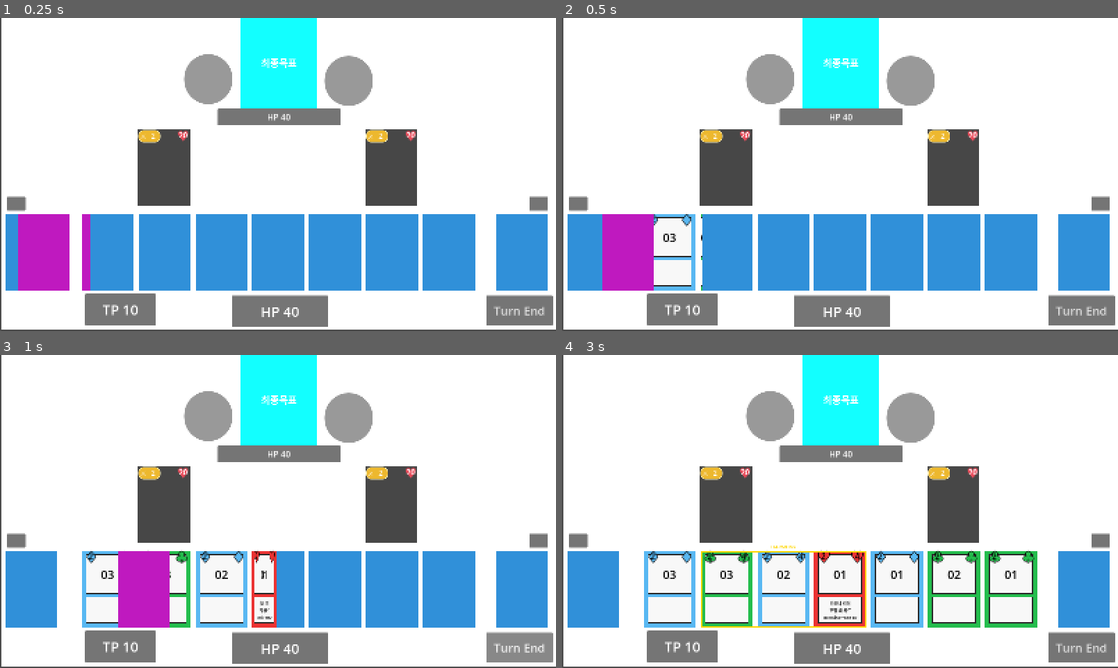
Above: before the commit, frames 1-4 (two rows, left to right).
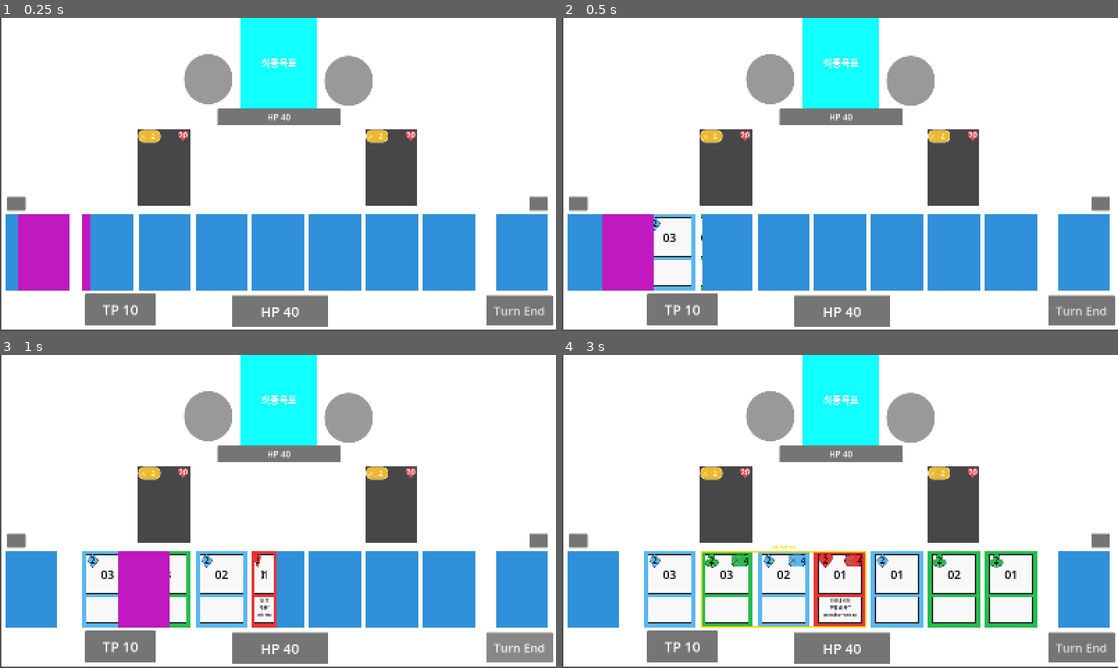
Above: after the commit, the same moments.

Repository: jeungwonkyo/card-battle-prototype
Game: Godot game, scene res://BattleScene.tscn
Same seed, same stepped clock (60 frames per second), same inputs: the game is played once before the commit and once after it. The project has no main scene, so this scene is started directly.
Inputs (mouse positions are in pixels of both pictures, inside the frame that each line leads up to):
- Up to frame 1 (0.25 s): no input
- Up to frame 2 (0.5 s): no input
- Up to frame 3 (1 s): click "Turn End" at 0.5 s
- Up to frame 4 (3 s): click (578, 539) at 1.25 s; click (1101, 539) at 2 s; click "닫기" at 2.75 s

Frame 1 is identical in both runs. In frame 2, less than 0.1% of the frame differs, in the area x 16-24%, y 62-68%; in frame 3, 0.4%; in frame 4, 1.3%, in the area x 15-85%, y 62-85%.

Commit message:
카드 규격 완성

Diff:
--- a/TestCard.gd
+++ b/TestCard.gd
@@ -598,15 +598,8 @@
 	preview_root.size = source_card.size
 
 	_duplicate_preview_control_node(preview_root, source_card, "ColorRect")
-	_duplicate_preview_control_node(preview_root, source_card, "CardInnerPanel")
 	_duplicate_preview_control_node(preview_root, source_card, "CardImagePanel")
 	_duplicate_preview_control_node(preview_root, source_card, "CardTextPanel")
-	_duplicate_preview_control_node(preview_root, source_card, "CardLevelBadgeSymbol", "PreviewLevelBadgeSymbol")
-	_duplicate_preview_control_node(preview_root, source_card, "CardPowerBadgeSymbol", "PreviewPowerBadgeSymbol")
-	_duplicate_preview_control_node(preview_root, source_card, "CardLevelLabel", "PreviewLevelLabel")
-	_duplicate_preview_control_node(preview_root, source_card, "CardFinalPowerLabel", "PreviewFinalPowerLabel")
-	_duplicate_preview_control_node(preview_root, source_card, "CardNumberLabel", "PreviewNumberLabel")
-	_duplicate_preview_control_node(preview_root, source_card, "CardSummaryLabel", "PreviewSummaryLabel")
 
 	return preview_root
 
@@ -883,36 +876,39 @@
 		if not is_instance_valid(source_card):
 			continue
 
-		var level_badge_symbol: Label = preview_card.get_node_or_null("PreviewLevelBadgeSymbol") as Label
+		var level_badge_symbol: Label = preview_card.get_node_or_null("CardImagePanel/CardLevelBadgeSymbol") as Label
 		if level_badge_symbol != null:
 			_apply_card_symbol_label(
 				level_badge_symbol,
 				source_card._get_card_symbol_text(),
 				source_card._get_card_symbol_color()
-	)
-
-		var power_badge_symbol: Label = preview_card.get_node_or_null("PreviewPowerBadgeSymbol") as Label
+			)
+
+		var right_symbol: Panel = preview_card.get_node_or_null("CardImagePanel/RightSymbol") as Panel
+		if right_symbol != null:
+			right_symbol.visible = source_card._get_final_power_text() != ""
+
+		var power_badge_symbol: Label = preview_card.get_node_or_null("CardImagePanel/RightSymbol/CardPowerBadgeSymbol") as Label
 		if power_badge_symbol != null:
-			_apply_card_symbol_label(
-				power_badge_symbol,
-				source_card._get_card_symbol_text(),
-				source_card._get_card_symbol_color()
-	)
-		var level_label: Label = preview_card.get_node_or_null("PreviewLevelLabel") as Label
+			_apply_power_badge_label(power_badge_symbol)
+
+		var level_label: Label = preview_card.get_node_or_null("CardImagePanel/CardLevelBadgeSymbol/CardLevelLabel") as Label
 		if level_label != null:
 			level_label.text = source_card._get_current_level_text()
+			level_label.add_theme_font_size_override("font_size", source_card._get_level_label_font_size())
 			level_label.add_theme_color_override("font_color", source_card._get_current_level_color())
 
-		var final_power_label: Label = preview_card.get_node_or_null("PreviewFinalPowerLabel") as Label
+		var final_power_label: Label = preview_card.get_node_or_null("CardImagePanel/RightSymbol/CardFinalPowerLabel") as Label
 		if final_power_label != null:
 			final_power_label.text = source_card._get_final_power_text()
+			final_power_label.add_theme_font_size_override("font_size", source_card._get_final_power_label_font_size())
 			final_power_label.add_theme_color_override("font_color", source_card._get_current_level_color())
 
-		var number_label: Label = preview_card.get_node_or_null("PreviewNumberLabel") as Label
-		if number_label != null:
-			number_label.text = source_card._get_number_text_from_card_name()
-
-		var summary_label: Label = preview_card.get_node_or_null("PreviewSummaryLabel") as Label
+		var image_label: Label = preview_card.get_node_or_null("CardImagePanel/CardImageLabel") as Label
+		if image_label != null:
+			image_label.text = source_card._get_number_text_from_card_name()
+
+		var summary_label: Label = preview_card.get_node_or_null("CardTextPanel/CardSummaryLabel") as Label
 		if summary_label != null:
 			summary_label.text = source_card._get_card_summary_text()
 func _play_combo_dash_hit_preview_to_x(source_card: TestCard, target_x: float) -> void:
@@ -1172,16 +1168,28 @@
 	if has_node("CardNameLabel"):
 		$CardNameLabel.visible = false
 
-	if has_node("CardLevelBadgeSymbol"):
-		$CardLevelBadgeSymbol.visible = true
-	if has_node("CardPowerBadgeSymbol"):
-		$CardPowerBadgeSymbol.visible = true
-
-	if has_node("CardLevelLabel"):
-		$CardLevelLabel.visible = true
-
-	if has_node("CardFinalPowerLabel"):
-		$CardFinalPowerLabel.visible = true
+	var level_badge_symbol: Label = get_node_or_null("CardImagePanel/CardLevelBadgeSymbol") as Label
+	if level_badge_symbol != null:
+		level_badge_symbol.visible = true
+
+	var final_power_text: String = _get_final_power_text()
+	var show_right_symbol: bool = final_power_text != ""
+
+	var right_symbol: Panel = get_node_or_null("CardImagePanel/RightSymbol") as Panel
+	if right_symbol != null:
+		right_symbol.visible = show_right_symbol
+
+	var power_badge_symbol: Label = get_node_or_null("CardImagePanel/RightSymbol/CardPowerBadgeSymbol") as Label
+	if power_badge_symbol != null:
+		power_badge_symbol.visible = true
+
+	var level_label: Label = get_node_or_null("CardImagePanel/CardLevelBadgeSymbol/CardLevelLabel") as Label
+	if level_label != null:
+		level_label.visible = true
+
+	var final_power_label: Label = get_node_or_null("CardImagePanel/RightSymbol/CardFinalPowerLabel") as Label
+	if final_power_label != null:
+		final_power_label.visible = true
 
 	if has_node("CardNumberLabel"):
 		$CardNumberLabel.visible = true
@@ -1205,16 +1213,25 @@
 	if has_node("CardNameLabel"):
 		$CardNameLabel.visible = false
 
-	if has_node("CardLevelBadgeSymbol"):
-		$CardLevelBadgeSymbol.visible = false
-	if has_node("CardPowerBadgeSymbol"):
-		$CardPowerBadgeSymbol.visible = false
-
-	if has_node("CardLevelLabel"):
-		$CardLevelLabel.visible = false
-
-	if has_node("CardFinalPowerLabel"):
-		$CardFinalPowerLabel.visible = false
+	var level_badge_symbol: Label = get_node_or_null("CardImagePanel/CardLevelBadgeSymbol") as Label
+	if level_badge_symbol != null:
+		level_badge_symbol.visible = false
+
+	var right_symbol: Panel = get_node_or_null("CardImagePanel/RightSymbol") as Panel
+	if right_symbol != null:
+		right_symbol.visible = false
+
+	var power_badge_symbol: Label = get_node_or_null("CardImagePanel/RightSymbol/CardPowerBadgeSymbol") as Label
+	if power_badge_symbol != null:
+		power_badge_symbol.visible = true
+
+	var level_label: Label = get_node_or_null("CardImagePanel/CardLevelBadgeSymbol/CardLevelLabel") as Label
+	if level_label != null:
+		level_label.visible = false
+
+	var final_power_label: Label = get_node_or_null("CardImagePanel/RightSymbol/CardFinalPowerLabel") as Label
+	if final_power_label != null:
+		final_power_label.visible = true
 
 	if has_node("CardNumberLabel"):
 		$CardNumberLabel.visible = false
@@ -1242,137 +1259,53 @@
 	if has_node("CardNameLabel"):
 		$CardNameLabel.visible = false
 
-	if not has_node("CardLevelBadgeSymbol"):
-		var level_badge := Label.new()
-		level_badge.name = "CardLevelBadgeSymbol"
-		level_badge.mouse_filter = Control.MOUSE_FILTER_IGNORE
-		level_badge.horizontal_alignment = HORIZONTAL_ALIGNMENT_CENTER
-		level_badge.vertical_alignment = VERTICAL_ALIGNMENT_CENTER
-		level_badge.add_theme_font_size_override("font_size", 28)
-		add_child(level_badge)
-
-	if not has_node("CardPowerBadgeSymbol"):
-		var power_badge := Label.new()
-		power_badge.name = "CardPowerBadgeSymbol"
-		power_badge.mouse_filter = Control.MOUSE_FILTER_IGNORE
-		power_badge.horizontal_alignment = HORIZONTAL_ALIGNMENT_CENTER
-		power_badge.vertical_alignment = VERTICAL_ALIGNMENT_CENTER
-		power_badge.add_theme_font_size_override("font_size", 28)
-		add_child(power_badge)
-
-	if not has_node("CardLevelLabel"):
-		var level_label := Label.new()
-		level_label.name = "CardLevelLabel"
+	var level_badge_symbol: Label = get_node_or_null("CardImagePanel/CardLevelBadgeSymbol") as Label
+	if level_badge_symbol != null:
+		level_badge_symbol.mouse_filter = Control.MOUSE_FILTER_IGNORE
+
+	var right_symbol: Panel = get_node_or_null("CardImagePanel/RightSymbol") as Panel
+	if right_symbol != null:
+		right_symbol.mouse_filter = Control.MOUSE_FILTER_IGNORE
+
+	var power_badge_symbol: Label = get_node_or_null("CardImagePanel/RightSymbol/CardPowerBadgeSymbol") as Label
+	if power_badge_symbol != null:
+		power_badge_symbol.mouse_filter = Control.MOUSE_FILTER_IGNORE
+
+	var level_label: Label = get_node_or_null("CardImagePanel/CardLevelBadgeSymbol/CardLevelLabel") as Label
+	if level_label != null:
 		level_label.mouse_filter = Control.MOUSE_FILTER_IGNORE
-		level_label.horizontal_alignment = HORIZONTAL_ALIGNMENT_CENTER
-		level_label.vertical_alignment = VERTICAL_ALIGNMENT_CENTER
-		add_child(level_label)
-
-	if not has_node("CardFinalPowerLabel"):
-		var final_power_label := Label.new()
-		final_power_label.name = "CardFinalPowerLabel"
+
+	var final_power_label: Label = get_node_or_null("CardImagePanel/RightSymbol/CardFinalPowerLabel") as Label
+	if final_power_label != null:
 		final_power_label.mouse_filter = Control.MOUSE_FILTER_IGNORE
-		final_power_label.horizontal_alignment = HORIZONTAL_ALIGNMENT_CENTER
-		final_power_label.vertical_alignment = VERTICAL_ALIGNMENT_CENTER
-		add_child(final_power_label)
-
-	if not has_node("CardNumberLabel"):
-		var number_label := Label.new()
-		number_label.name = "CardNumberLabel"
-		number_label.mouse_filter = Control.MOUSE_FILTER_IGNORE
-		number_label.horizontal_alignment = HORIZONTAL_ALIGNMENT_CENTER
-		number_label.vertical_alignment = VERTICAL_ALIGNMENT_CENTER
-		number_label.add_theme_font_size_override("font_size", CARD_NUMBER_LABEL_FONT_SIZE)
-		number_label.add_theme_color_override("font_color", CARD_NUMBER_LABEL_COLOR)
-		add_child(number_label)
-
-	if not has_node("CardSummaryLabel"):
-		var summary_label := Label.new()
-		summary_label.name = "CardSummaryLabel"
+
+	var image_label: Label = get_node_or_null("CardImagePanel/CardImageLabel") as Label
+	if image_label != null:
+		image_label.mouse_filter = Control.MOUSE_FILTER_IGNORE
+
+	var summary_label: Label = get_node_or_null("CardTextPanel/CardSummaryLabel") as Label
+	if summary_label != null:
 		summary_label.mouse_filter = Control.MOUSE_FILTER_IGNORE
-		summary_label.horizontal_alignment = HORIZONTAL_ALIGNMENT_CENTER
-		summary_label.vertical_alignment = VERTICAL_ALIGNMENT_CENTER
-		summary_label.autowrap_mode = TextServer.AUTOWRAP_WORD_SMART
-		summary_label.add_theme_font_size_override("font_size", CARD_SUMMARY_FONT_SIZE)
-		summary_label.add_theme_color_override("font_color", CARD_SUMMARY_LABEL_COLOR)
-		add_child(summary_label)
 
 	_refresh_card_layout_positions()
 	_refresh_card_layout_visuals()
 
 func _ensure_card_layout_nodes() -> void:
-	if not has_node("CardInnerPanel"):
-		var inner_panel := Panel.new()
-		inner_panel.name = "CardInnerPanel"
-		inner_panel.mouse_filter = Control.MOUSE_FILTER_IGNORE
-		add_child(inner_panel)
-
-	if not has_node("CardImagePanel"):
-		var image_panel := Panel.new()
-		image_panel.name = "CardImagePanel"
+	var image_panel: Control = get_node_or_null("CardImagePanel") as Control
+	if image_panel != null:
 		image_panel.mouse_filter = Control.MOUSE_FILTER_IGNORE
-		add_child(image_panel)
-
-	if not has_node("CardTextPanel"):
-		var text_panel := Panel.new()
-		text_panel.name = "CardTextPanel"
+
+	var text_panel: Control = get_node_or_null("CardTextPanel") as Control
+	if text_panel != null:
 		text_panel.mouse_filter = Control.MOUSE_FILTER_IGNORE
-		add_child(text_panel)
 
 	_refresh_card_layout_positions()
 	_refresh_card_layout_visuals()
 
 func _refresh_card_layout_positions() -> void:
-	var inner_pos := Vector2(CARD_FRAME_INSET, CARD_FRAME_INSET)
-	var inner_size := size - Vector2(CARD_FRAME_INSET * 2.0, CARD_FRAME_INSET * 2.0)
-
-	if has_node("CardInnerPanel"):
-		$CardInnerPanel.position = inner_pos
-		$CardInnerPanel.size = inner_size
-
-	var section_x: float = CARD_CONTENT_INSET_X
-	var section_y: float = CARD_CONTENT_TOP_Y
-	var section_w: float = size.x - (CARD_CONTENT_INSET_X * 2.0)
-	var usable_h: float = size.y - CARD_CONTENT_TOP_Y - CARD_CONTENT_BOTTOM_Y
-	var image_h: float = floor(usable_h * CARD_IMAGE_SECTION_RATIO)
-	var text_y: float = section_y + image_h + CARD_SECTION_GAP
-	var text_h: float = max(24.0, size.y - text_y - CARD_CONTENT_BOTTOM_Y)
-
-	if has_node("CardImagePanel"):
-		$CardImagePanel.position = Vector2(section_x, section_y)
-		$CardImagePanel.size = Vector2(section_w, image_h)
-
-	if has_node("CardTextPanel"):
-		$CardTextPanel.position = Vector2(section_x, text_y)
-		$CardTextPanel.size = Vector2(section_w, text_h)
-
-	if has_node("CardLevelBadgeSymbol"):
-		$CardLevelBadgeSymbol.position = Vector2(6, -12)
-		$CardLevelBadgeSymbol.size = Vector2(44, 44)
-
-	if has_node("CardPowerBadgeSymbol"):
-		$CardPowerBadgeSymbol.position = Vector2(size.x - 48, -12)
-		$CardPowerBadgeSymbol.size = Vector2(44, 44)
-
-	if has_node("CardLevelLabel"):
-		$CardLevelLabel.position = Vector2(6, -1)
-		$CardLevelLabel.size = CARD_LEVEL_LABEL_SIZE
-		$CardLevelLabel.add_theme_font_size_override("font_size", CARD_LEVEL_LABEL_FONT_SIZE)
-
-	if has_node("CardFinalPowerLabel"):
-		$CardFinalPowerLabel.position = Vector2(size.x - 46, -1)
-		$CardFinalPowerLabel.size = CARD_FINAL_POWER_LABEL_SIZE
-		$CardFinalPowerLabel.add_theme_font_size_override("font_size", CARD_FINAL_POWER_LABEL_FONT_SIZE)
-
-	if has_node("CardNumberLabel") and has_node("CardImagePanel"):
-		var image_panel: Panel = $CardImagePanel
-		$CardNumberLabel.position = image_panel.position + Vector2(0, max(8.0, (image_panel.size.y * 0.45) - 18.0))
-		$CardNumberLabel.size = Vector2(image_panel.size.x, 48)
-
-	if has_node("CardSummaryLabel") and has_node("CardTextPanel"):
-		var text_panel: Panel = $CardTextPanel
-		$CardSummaryLabel.position = text_panel.position + Vector2(8, 6)
-		$CardSummaryLabel.size = text_panel.size - Vector2(16, 12)
+	if has_node("SelectionOutline"):
+		$SelectionOutline.position = Vector2(4, 4)
+		$SelectionOutline.size = size - Vector2(8, 8)
 
 func _get_card_symbol_font() -> SystemFont:
 	if card_symbol_font != null:
@@ -1393,39 +1326,101 @@
 		return
 
 	target_label.horizontal_alignment = HORIZONTAL_ALIGNMENT_CENTER
-	target_label.vertical_alignment = VERTICAL_ALIGNMENT_TOP
-
+	target_label.vertical_alignment = VERTICAL_ALIGNMENT_CENTER
 	target_label.add_theme_font_override("font", _get_card_symbol_font())
-	target_label.add_theme_font_size_override("font_size", 42)
+	target_label.add_theme_font_size_override("font_size", 54)
 	target_label.add_theme_color_override("font_color", symbol_color)
 	target_label.add_theme_color_override("font_outline_color", Color(0.0, 0.0, 0.0, 1.0))
-	target_label.add_theme_constant_override("outline_size", 8)
+	target_label.add_theme_constant_override("outline_size", 4)
 	target_label.text = symbol_text
+
+func _apply_power_badge_label(target_label: Label) -> void:
+	if target_label == null:
+		return
+
+	target_label.horizontal_alignment = HORIZONTAL_ALIGNMENT_CENTER
+	target_label.vertical_alignment = VERTICAL_ALIGNMENT_CENTER
+	target_label.add_theme_font_override("font", _get_card_symbol_font())
+	target_label.add_theme_font_size_override("font_size", 28)
+	target_label.add_theme_color_override("font_color", Color(0.12, 0.12, 0.12, 1.0))
+	target_label.add_theme_color_override("font_outline_color", Color(1.0, 1.0, 1.0, 0.9))
+	target_label.add_theme_constant_override("outline_size", 3)
+	target_label.text = "⚔"
+
+func _apply_right_symbol_style(panel: Panel, bg_color: Color) -> void:
+	if panel == null:
+		return
+
+	var style := StyleBoxFlat.new()
+	style.bg_color = bg_color
+	style.border_color = Color(0.12, 0.12, 0.12, 1.0)
+	style.border_width_left = 1
+	style.border_width_top = 1
+	style.border_width_right = 1
+	style.border_width_bottom = 1
+	style.corner_radius_top_left = 12
+	style.corner_radius_top_right = 12
+	style.corner_radius_bottom_left = 12
+	style.corner_radius_bottom_right = 12
+
+	panel.add_theme_stylebox_override("panel", style)
 
 func _refresh_card_layout_visuals() -> void:
 	var frame_color: Color = _get_card_frame_color()
-	var fill_color: Color = _get_card_fill_color()
 	var symbol_color: Color = _get_card_symbol_color()
 	var symbol_text: String = _get_card_symbol_text()
 
 	if has_node("ColorRect"):
 		$ColorRect.color = frame_color
 
-	if has_node("CardInnerPanel"):
-		_apply_panel_style($CardInnerPanel, fill_color, Color(0, 0, 0, 0), 0)
-
-	if has_node("CardImagePanel"):
-		_apply_panel_style($CardImagePanel, CARD_SECTION_BG_COLOR, CARD_SECTION_BORDER_COLOR, CARD_SECTION_BORDER_WIDTH)
-
-	if has_node("CardTextPanel"):
-		_apply_panel_style($CardTextPanel, CARD_SECTION_BG_COLOR, CARD_SECTION_BORDER_COLOR, CARD_SECTION_BORDER_WIDTH)
-
-	if has_node("CardLevelBadgeSymbol"):
-		_apply_card_symbol_label($CardLevelBadgeSymbol, symbol_text, symbol_color)
-
-	if has_node("CardPowerBadgeSymbol"):
-		_apply_card_symbol_label($CardPowerBadgeSymbol, symbol_text, symbol_color)
-
+	var image_panel: Panel = get_node_or_null("CardImagePanel") as Panel
+	if image_panel != null:
+		_apply_panel_style(image_panel, CARD_SECTION_BG_COLOR, CARD_SECTION_BORDER_COLOR, CARD_SECTION_BORDER_WIDTH)
+
+	var text_panel: Panel = get_node_or_null("CardTextPanel") as Panel
+	if text_panel != null:
+		_apply_panel_style(text_panel, CARD_SECTION_BG_COLOR, CARD_SECTION_BORDER_COLOR, CARD_SECTION_BORDER_WIDTH)
+
+	var level_badge_symbol: Label = get_node_or_null("CardImagePanel/CardLevelBadgeSymbol") as Label
+	if level_badge_symbol != null:
+		_apply_card_symbol_label(level_badge_symbol, symbol_text, symbol_color)
+
+	var right_symbol: Panel = get_node_or_null("CardImagePanel/RightSymbol") as Panel
+	if right_symbol != null:
+		_apply_right_symbol_style(right_symbol, symbol_color)
+
+	var power_badge_symbol: Label = get_node_or_null("CardImagePanel/RightSymbol/CardPowerBadgeSymbol") as Label
+	if power_badge_symbol != null:
+		_apply_power_badge_label(power_badge_symbol)
+
+	var level_label: Label = get_node_or_null("CardImagePanel/CardLevelBadgeSymbol/CardLevelLabel") as Label
+	if level_label != null:
+		level_label.add_theme_font_size_override("font_size", _get_level_label_font_size())
+		level_label.add_theme_color_override("font_color", _get_current_level_color())
+		level_label.horizontal_alignment = HORIZONTAL_ALIGNMENT_CENTER
+		level_label.vertical_alignment = VERTICAL_ALIGNMENT_CENTER
+
+	var final_power_label: Label = get_node_or_null("CardImagePanel/RightSymbol/CardFinalPowerLabel") as Label
+	if final_power_label != null:
+		final_power_label.add_theme_font_size_override("font_size", _get_final_power_label_font_size())
+		final_power_label.add_theme_color_override("font_color", CARD_FINAL_POWER_LABEL_COLOR)
+		final_power_label.horizontal_alignment = HORIZONTAL_ALIGNMENT_RIGHT
+		final_power_label.vertical_alignment = VERTICAL_ALIGNMENT_CENTER
+
+	var image_label: Label = get_node_or_null("CardImagePanel/CardImageLabel") as Label
+	if image_label != null:
+		image_label.add_theme_font_size_override("font_size", CARD_NUMBER_LABEL_FONT_SIZE)
+		image_label.add_theme_color_override("font_color", CARD_NUMBER_LABEL_COLOR)
+		image_label.horizontal_alignment = HORIZONTAL_ALIGNMENT_CENTER
+		image_label.vertical_alignment = VERTICAL_ALIGNMENT_CENTER
+
+	var summary_label: Label = get_node_or_null("CardTextPanel/CardSummaryLabel") as Label
+	if summary_label != null:
+		summary_label.add_theme_font_size_override("font_size", CARD_SUMMARY_FONT_SIZE)
+		summary_label.add_theme_color_override("font_color", CARD_SUMMARY_LABEL_COLOR)
+		summary_label.horizontal_alignment = HORIZONTAL_ALIGNMENT_CENTER
+		summary_label.vertical_alignment = VERTICAL_ALIGNMENT_TOP
+		summary_label.autowrap_mode = TextServer.AUTOWRAP_WORD_SMART
 func _apply_panel_style(panel: Panel, bg_color: Color, border_color: Color, border_width: int) -> void:
 	if panel == null:
 		return
@@ -1464,19 +1459,36 @@
 	if has_node("CardNameLabel"):
 		$CardNameLabel.visible = false
 
-	if has_node("CardLevelLabel"):
-		$CardLevelLabel.text = _get_current_level_text()
-		$CardLevelLabel.add_theme_color_override("font_color", _get_current_level_color())
-
-	if has_node("CardFinalPowerLabel"):
-		$CardFinalPowerLabel.text = _get_final_power_text()
-		$CardFinalPowerLabel.add_theme_color_override("font_color", _get_current_level_color())
-
-	if has_node("CardNumberLabel"):
-		$CardNumberLabel.text = _get_number_text_from_card_name()
-
-	if has_node("CardSummaryLabel"):
-		$CardSummaryLabel.text = _get_card_summary_text()
+	var level_label: Label = get_node_or_null("CardImagePanel/CardLevelBadgeSymbol/CardLevelLabel") as Label
+	if level_label != null:
+		level_label.text = _get_current_level_text()
+		level_label.add_theme_font_size_override("font_size", _get_level_label_font_size())
+		level_label.add_theme_color_override("font_color", _get_current_level_color())
+
+	var final_power_text: String = _get_final_power_text()
+	var show_right_symbol: bool = final_power_text != ""
+
+	var right_symbol: Panel = get_node_or_null("CardImagePanel/RightSymbol") as Panel
+	if right_symbol != null:
+		right_symbol.visible = show_right_symbol
+
+	var power_badge_symbol: Label = get_node_or_null("CardImagePanel/RightSymbol/CardPowerBadgeSymbol") as Label
+	if power_badge_symbol != null:
+		power_badge_symbol.visible = true
+
+	var final_power_label: Label = get_node_or_null("CardImagePanel/RightSymbol/CardFinalPowerLabel") as Label
+	if final_power_label != null:
+		final_power_label.text = final_power_text
+		final_power_label.visible = true
+		final_power_label.add_theme_font_size_override("font_size", _get_final_power_label_font_size())
+		final_power_label.add_theme_color_override("font_color", _get_current_level_color())
+	var image_label: Label = get_node_or_null("CardImagePanel/CardImageLabel") as Label
+	if image_label != null:
+		image_label.text = _get_number_text_from_card_name()
+
+	var summary_label: Label = get_node_or_null("CardTextPanel/CardSummaryLabel") as Label
+	if summary_label != null:
+		summary_label.text = _get_card_summary_text()
 
 func _get_card_definition_instance() -> CardDefinition:
 	if card_definition_cache == null:
@@ -1524,6 +1536,17 @@
 
 	return str(card_state.get_current_level())
 
+func _get_level_label_font_size() -> int:
+	var level_text: String = _get_current_level_text()
+
+	if level_text.length() >= 3:
+		return 14
+
+	if level_text.length() >= 2:
+		return 18
+
+	return CARD_LEVEL_LABEL_FONT_SIZE
+
 func _get_current_level_color() -> Color:
 	if card_state == null:
 		return CARD_LEVEL_LABEL_COLOR
@@ -1544,6 +1567,17 @@
 		return ""
 
 	return str(current_final_power_display)
+
+func _get_final_power_label_font_size() -> int:
+	var final_power_text: String = _get_final_power_text()
+
+	if final_power_text.length() >= 3:
+		return CARD_FINAL_POWER_LABEL_FONT_SIZE - 4
+
+	if final_power_text.length() >= 2:
+		return CARD_FINAL_POWER_LABEL_FONT_SIZE - 2
+
+	return CARD_FINAL_POWER_LABEL_FONT_SIZE
 
 func set_final_power_display(value: int) -> void:
 	current_final_power_display = max(0, value)
--- a/test_card.tscn
+++ b/test_card.tscn
@@ -5,8 +5,8 @@
 [node name="TestCard" type="Control" unique_id=1745920221]
 layout_mode = 3
 anchors_preset = 0
-offset_right = 40.0
-offset_bottom = 40.0
+offset_right = 150.0
+offset_bottom = 221.0
 script = ExtResource("1_67miw")
 
 [node name="ColorRect" type="ColorRect" parent="." unique_id=1627050155]
@@ -14,3 +14,99 @@
 offset_right = 150.0
 offset_bottom = 221.0
 color = Color(1, 0.09019608, 1, 1)
+
+[node name="CardImagePanel" type="Panel" parent="." unique_id=520725755]
+layout_mode = 0
+offset_left = 12.0
+offset_top = 10.0
+offset_right = 138.0
+offset_bottom = 125.0
+
+[node name="CardImageLabel" type="Label" parent="CardImagePanel" unique_id=1921197537]
+layout_mode = 1
+anchors_preset = 8
+anchor_left = 0.5
+anchor_top = 0.5
+anchor_right = 0.5
+anchor_bottom = 0.5
+offset_left = -63.0
+offset_top = -57.5
+offset_right = 63.0
+offset_bottom = 57.5
+grow_horizontal = 2
+grow_vertical = 2
+theme_override_font_sizes/font_size = 24
+autowrap_mode = 3
+
+[node name="RightSymbol" type="Panel" parent="CardImagePanel" unique_id=778140795]
+layout_mode = 1
+anchors_preset = 1
+anchor_left = 1.0
+anchor_right = 1.0
+offset_left = -50.0
+offset_bottom = 36.0
+grow_horizontal = 0
+
+[node name="CardPowerBadgeSymbol" type="Label" parent="CardImagePanel/RightSymbol" unique_id=1005268660]
+layout_mode = 1
+anchors_preset = 4
+anchor_top = 0.5
+anchor_bottom = 0.5
+offset_left = -7.0
+offset_top = -23.0
+offset_right = 37.0
+offset_bottom = 21.0
+grow_vertical = 2
+
+[node name="CardFinalPowerLabel" type="Label" parent="CardImagePanel/RightSymbol" unique_id=1717500277]
+layout_mode = 1
+anchors_preset = -1
+anchor_left = 1.0
+anchor_top = 0.5
+anchor_right = 1.0
+anchor_bottom = 0.5
+offset_left = -44.0
+offset_top = -22.0
+offset_bottom = 22.0
+grow_horizontal = 0
+grow_vertical = 2
+
+[node name="CardLevelBadgeSymbol" type="Label" parent="CardImagePanel" unique_id=1583422488]
+layout_mode = 1
+offset_left = -4.0
+offset_top = -20.0
+offset_right = 40.0
+offset_bottom = 24.0
+
+[node name="CardLevelLabel" type="Label" parent="CardImagePanel/CardLevelBadgeSymbol" unique_id=5489904]
+layout_mode = 1
+anchors_preset = 8
+anchor_left = 0.5
+anchor_top = 0.5
+anchor_right = 0.5
+anchor_bottom = 0.5
+offset_left = -22.0
+offset_top = -22.0
+offset_right = 22.0
+offset_bottom = 22.0
+grow_horizontal = 2
+grow_vertical = 2
+
+[node name="CardTextPanel" type="Panel" parent="." unique_id=1212096222]
+layout_mode = 0
+offset_left = 12.0
+offset_top = 133.0
+offset_right = 138.0
+offset_bottom = 209.0
+
+[node name="CardSummaryLabel" type="Label" parent="CardTextPanel" unique_id=1905406091]
+layout_mode = 1
+anchors_preset = 5
+anchor_left = 0.5
+anchor_right = 0.5
+offset_left = -63.0
+offset_right = 63.0
+offset_bottom = 76.0
+grow_horizontal = 2
+theme_override_font_sizes/font_size = 12
+autowrap_mode = 3
